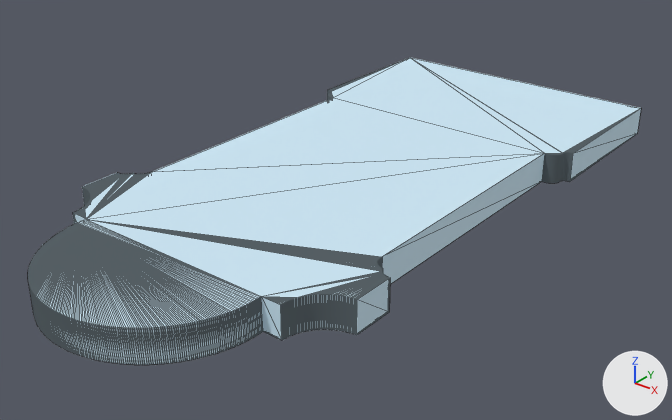
An edit to the FBX model Unity Project/Giroux-CAP6117-SANC - crown/Assets/Models/LOD Headstones/PA-24-F.fbx, drawn before and after from the same camera.
Before and after are seen from a 50 mm camera at (11.64, -22.04, 7.75) aimed at (0.47, -8.08, -0.91). Arrows for +X, +Y and +Z are at lower right; the lights stay in place. The first picture is the older version. Mesh edges are drawn as thin lines. Objects named as collision shapes, trigger or cutter boxes, shadow casters or lower levels of detail are left out. Where no turn or scale is listed for an object, it has been applied to the vertices.

Names of what the first picture shows: 'PA-24-F_LOD0'.
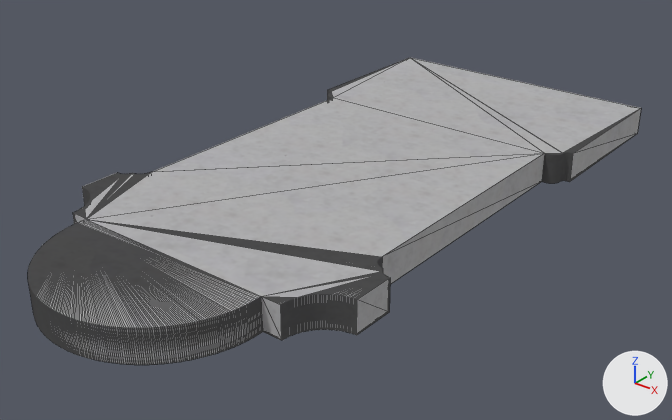
What the commit changed:
Picture 'A-24-F.png' (img_a_24_f_png) is new.
Material '0.615686_0.811765_0.929412_0.000000_0.190' (mat_0_615686_0_811765_0_929412_0_000000_0_190) is new.
Its texture is img_a_24_f_png.
Its roughness is 0.859.
me_mesh10 has 1384 vertices, 2764 faces and spans x -3.02..3.95, y -15.1..-0.36, z -0.67..0.0.
me_mesh10 no longer uses material mat_0_615686_0_811765_0_929412_0_000000_0_000000 (blue #cee9f7).
me_mesh10 gains material mat_0_615686_0_811765_0_929412_0_000000_0_190 (picture img_a_24_f_png).

Pixel boxes (x1, y1, x2, y2) of what changed, in the pictures (672 x 420 px):
'PA-24-F_LOD0', recoloured (darker): (28, 58, 641, 365) in both
